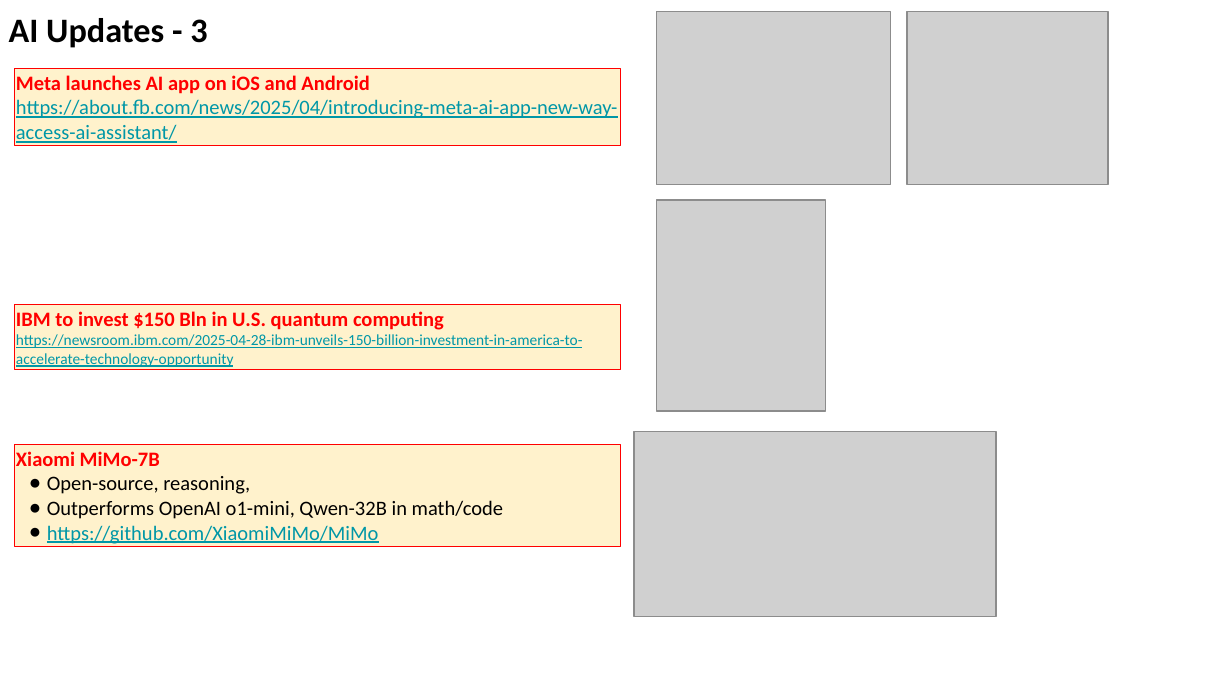
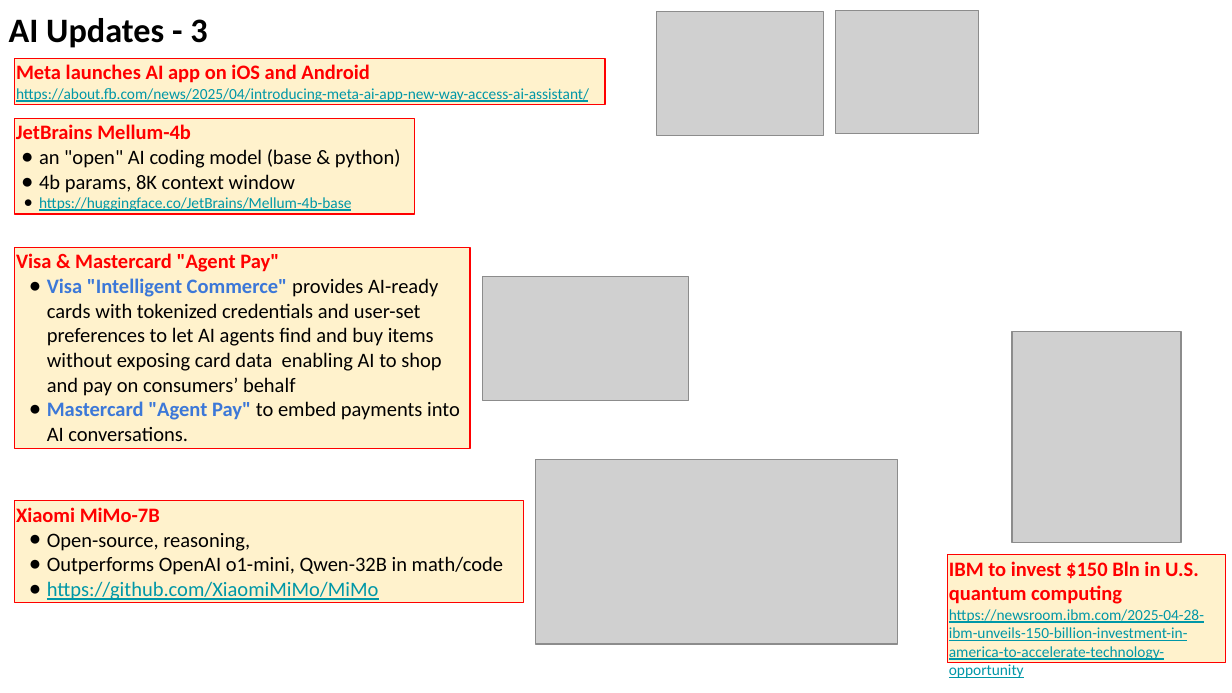
Before and after one commit to lselector/seminar, a slide deck: slide 14 of 2025/2025-05-02-AI-Updates.pptx (slide 13 before the commit). Drawn at 1232x693 pixels with LibreOffice and Linux fonts; fonts in the diff are those of the drawing; grey boxes stand for pictures. Boxes give left, top, right and bottom in pixels: in the first picture for what was removed or moved away, otherwise in the second. Text is boxed around its words. In the diff, an @@ line names an element or a change of style, - is before the commit and + after.

Commit message:
update

```diff
--- a/2025/2025-05-02-AI-Updates.pptx
+++ b/2025/2025-05-02-AI-Updates.pptx
@@ picture: place and size @@
-picture at [657,12,891,185]
+picture at [657,12,824,136]
@@ picture added at [835,10,979,133] @@
@@ picture removed at [907,12,1108,185] @@
@@ rectangle "Meta launches AI app on ...": place and size @@
-rectangle "Meta launches AI app on ..." at [15,69,621,147]
+rectangle "Meta launches AI app on ..." at [15,58,605,103]
@@ text in rectangle at [16,88,589,102]: size 12 to 9 pt in "https://about.fb.com/news/2025/04/introducing-meta-ai-app-ne ..." @@
@@ rectangle added at [15,118,415,214], fill #FFF2CC, outline #FF0000 0.75 pt, 12 pt, text #000000 @@
+JetBrains Mellum-4b
+● an "open" AI coding model (base & python)
+● 4b params, 8K context window
+● https://huggingface.co/JetBrains/Mellum-4b-base
@@ rectangle added at [15,248,469,450], fill #FFF2CC, outline #FF0000 0.75 pt, 12 pt, text #000000 @@
+Visa & Mastercard "Agent Pay"
+● Visa "Intelligent Commerce" provides AI-ready cards with tokenized credentials and user-set preferences to let AI agents find and buy items without exposing card data enabling AI to shop and pay on consumers’ behalf
+● Mastercard "Agent Pay" to embed payments into AI conversations.
@@ picture added at [483,277,689,400] @@
@@ picture: place and size @@
-picture at [657,200,825,410]
+picture at [1011,331,1180,542]
@@ picture removed at [634,431,997,616] @@
@@ picture added at [536,460,898,644] @@
@@ rectangle "Xiaomi MiMo-7B": place and size @@
-rectangle "Xiaomi MiMo-7B" at [15,445,621,547]
+rectangle "Xiaomi MiMo-7B" at [15,500,524,602]
@@ rectangle "IBM to invest $150 Bln ...": place and size @@
-rectangle "IBM to invest $150 Bln ..." at [15,304,621,370]
+rectangle "IBM to invest $150 Bln ..." at [947,554,1226,663]
```
Also in this commit, not shown: 6 other slides changed, 4 slides added.
